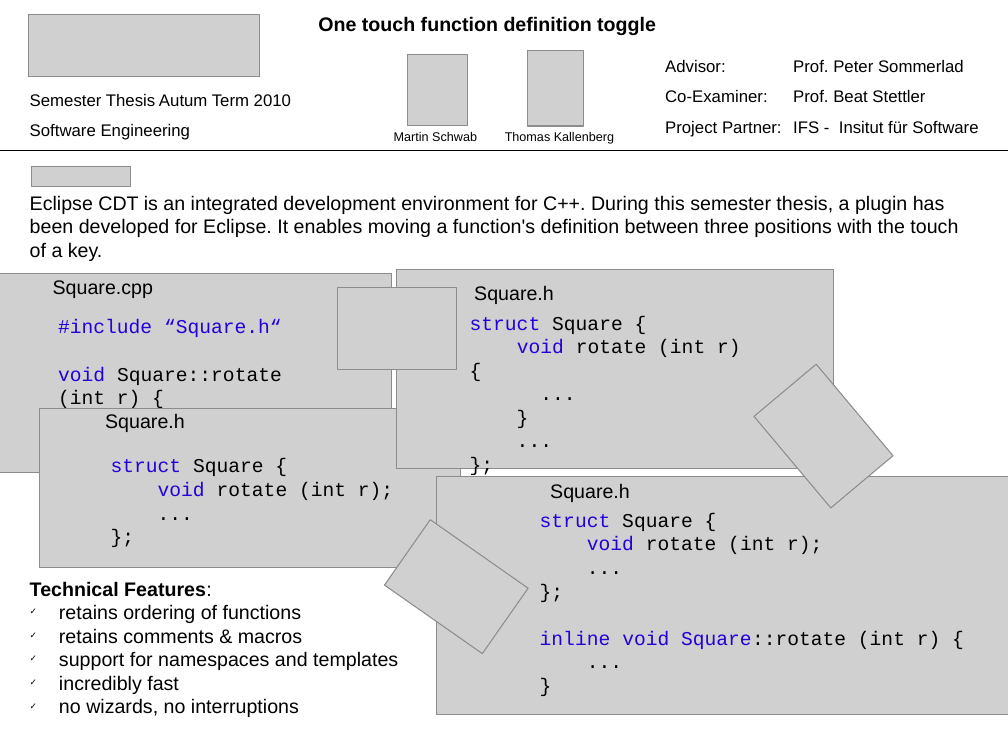
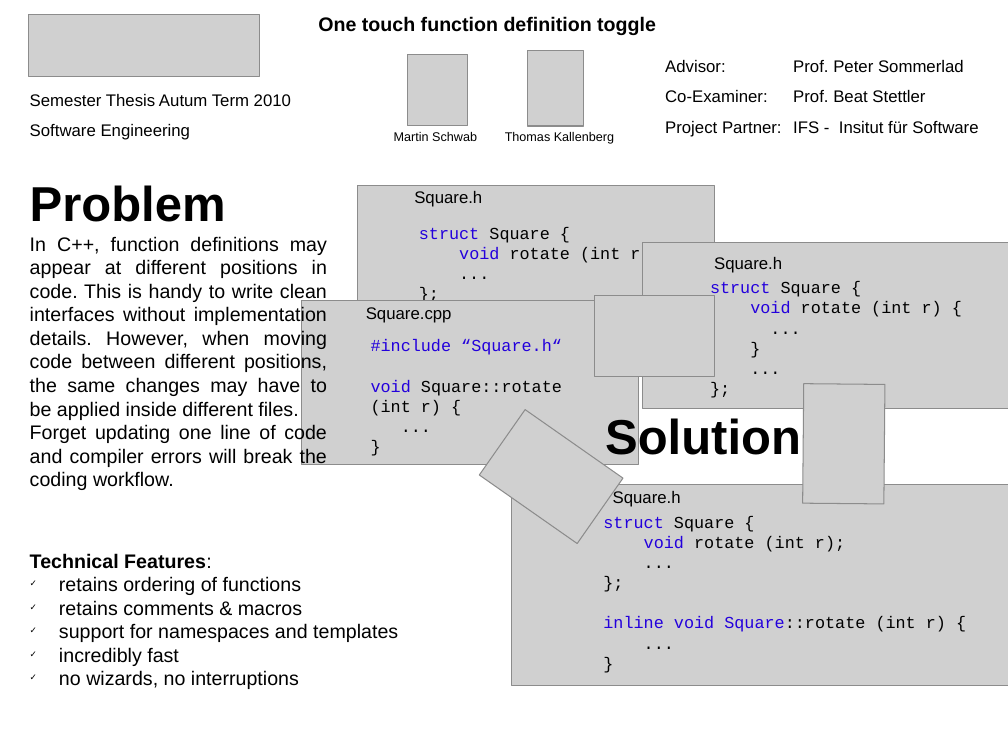
Before and after one commit to martinaders/cdtRefactoring, a slide deck: slide 1 of ch.hsr.eclipse.doc/poster/Toggle_Refactoring_Poster.odp. Drawn at 1008x756 pixels with LibreOffice and Linux fonts; fonts in the diff are those of the drawing; grey boxes stand for pictures. Boxes give left, top, right and bottom in pixels: in the first picture for what was removed or moved away, otherwise in the second. Text is boxed around its words. In the diff, an @@ line names an element or a change of style, - is before the commit and + after.

Commit message:
Add problem definition to poster.

```diff
--- a/ch.hsr.eclipse.doc/poster/Toggle_Refactoring_Poster.odp
+++ b/ch.hsr.eclipse.doc/poster/Toggle_Refactoring_Poster.odp
@@ line removed from (0, 151) to (1008, 151) @@
@@ text removed at <box>30,195,958,261</box> @@
-Eclipse CDT is an integrated development environment for C++. During this semester thesis, a plugin has been developed for Eclipse. It enables moving a function's definition between three positions with the touch of a key.
@@ text added at <box>30,185,327,490</box>, 14 pt, text #000000 @@
+Problem
+In C++, function definitions may appear at different positions in code. This is handy to write clean interfaces without implementation details. However, when moving code between different positions, the same changes may have to be applied inside different files.
+Forget updating one line of code and compiler errors will break the coding workflow.
@@ picture: place and size @@
-picture at <box>31,166,130,186</box>
+picture at <box>357,185,714,313</box>
@@ text "Square.h": place and size @@
-text "Square.h" at <box>474,286,554,304</box>
+text "Square.h" at <box>414,191,482,207</box>
@@ text "struct Square {": place and size @@
-text "struct Square {" at <box>470,317,741,357</box>
+text "struct Square {" at <box>419,227,660,264</box>
@@ text at <box>419,227,549,243</box>: size 14 to 12 pt in "struct Square {", "...", "};" @@
@@ text at <box>459,246,660,264</box>: text changed; size 14 to 12 pt @@
-void rotate (int r) {
-...
-}
+void rotate (int r);
@@ picture: place and size @@
-picture at <box>39,409,460,568</box>
+picture at <box>643,242,1008,408</box>
@@ size 14 to 12 pt in 6 elements at <box>603,517,946,632</box>, <box>613,490,681,507</box>, <box>414,191,482,207</box>, <box>371,339,562,416</box>, <box>366,307,452,323</box>, <box>714,257,782,273</box> @@
@@ text "Square.h": place and size @@
-text "Square.h" at <box>105,414,185,432</box>
+text "Square.h" at <box>714,257,782,273</box>
@@ text "Square.cpp": place and size @@
-text "Square.cpp" at <box>53,280,153,298</box>
+text "Square.cpp" at <box>366,307,452,323</box>
@@ picture: place and size @@
-picture at <box>397,270,834,469</box>
+picture at <box>595,295,715,377</box>
@@ text "struct Square {": place and size @@
-text "struct Square {" at <box>111,459,393,500</box>
+text "struct Square {" at <box>710,281,942,317</box>
@@ text at <box>710,281,841,299</box>: size 14 to 12 pt in "struct Square {", "...", "};" @@
@@ picture: place and size @@
-picture at <box>0,274,392,473</box>
+picture at <box>301,301,639,465</box>
@@ text at <box>750,301,942,317</box>: text changed; size 14 to 12 pt @@
-void rotate (int r);
+void rotate (int r) {
+...
+}
@@ text "#include “Square.h“": place and size @@
-text "#include “Square.h“" at <box>58,320,282,409</box>
+text "#include “Square.h“" at <box>371,339,562,416</box>
@@ picture at <box>803,384,886,504</box>: rotation 50 to 90 degrees @@
@@ picture at <box>480,409,624,543</box>: rotation 0 to 35 degrees @@
@@ text added at <box>605,415,801,464</box>, 35 pt, text #000000, bold @@
+Solution
@@ picture: place and size @@
-picture at <box>436,477,1008,715</box>
+picture at <box>512,484,1008,685</box>
@@ text "struct Square {": place and size @@
-text "struct Square {" at <box>540,514,941,649</box>
+text "struct Square {" at <box>603,517,946,632</box>
@@ text "Square.h": place and size @@
-text "Square.h" at <box>550,484,630,502</box>
+text "Square.h" at <box>613,490,681,507</box>
@@ picture removed at <box>384,519,528,653</box> @@
@@ text "Technical Features:": place and size @@
-text "Technical Features:" at <box>30,581,398,717</box>
+text "Technical Features:" at <box>30,553,398,689</box>
```
